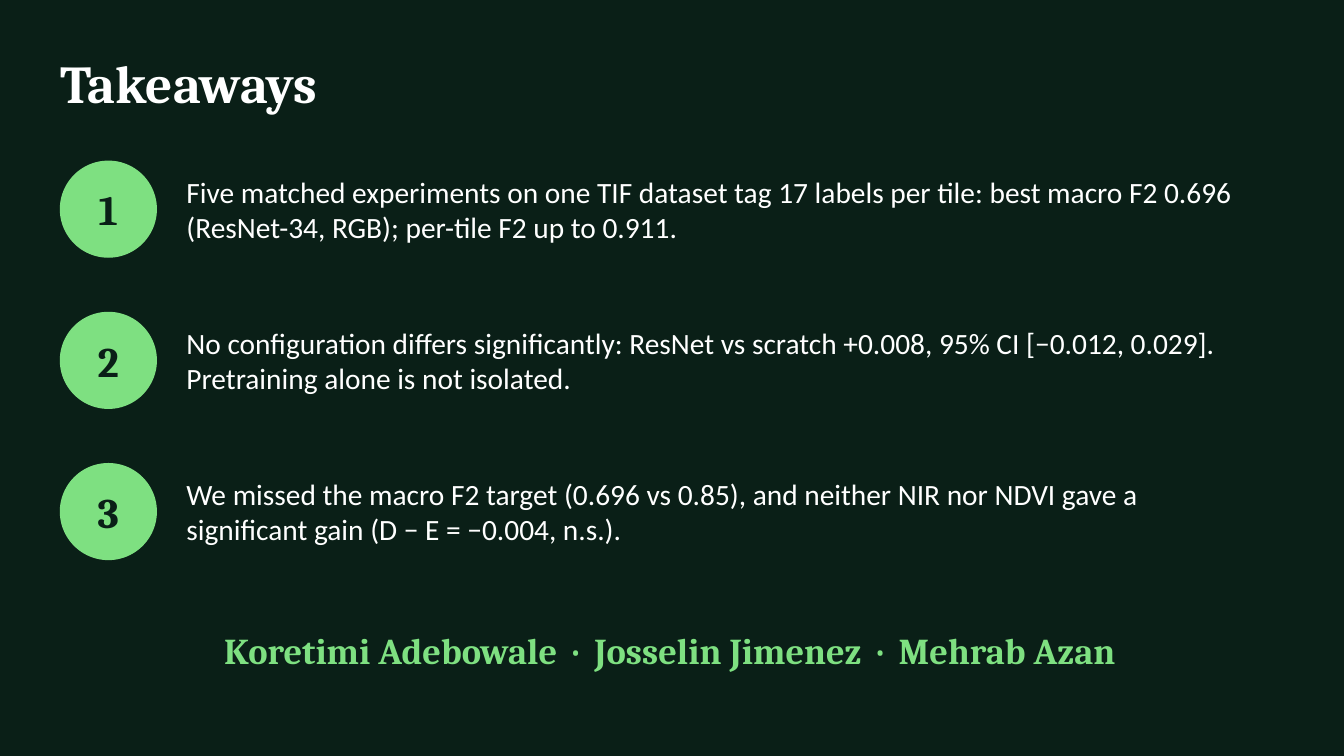
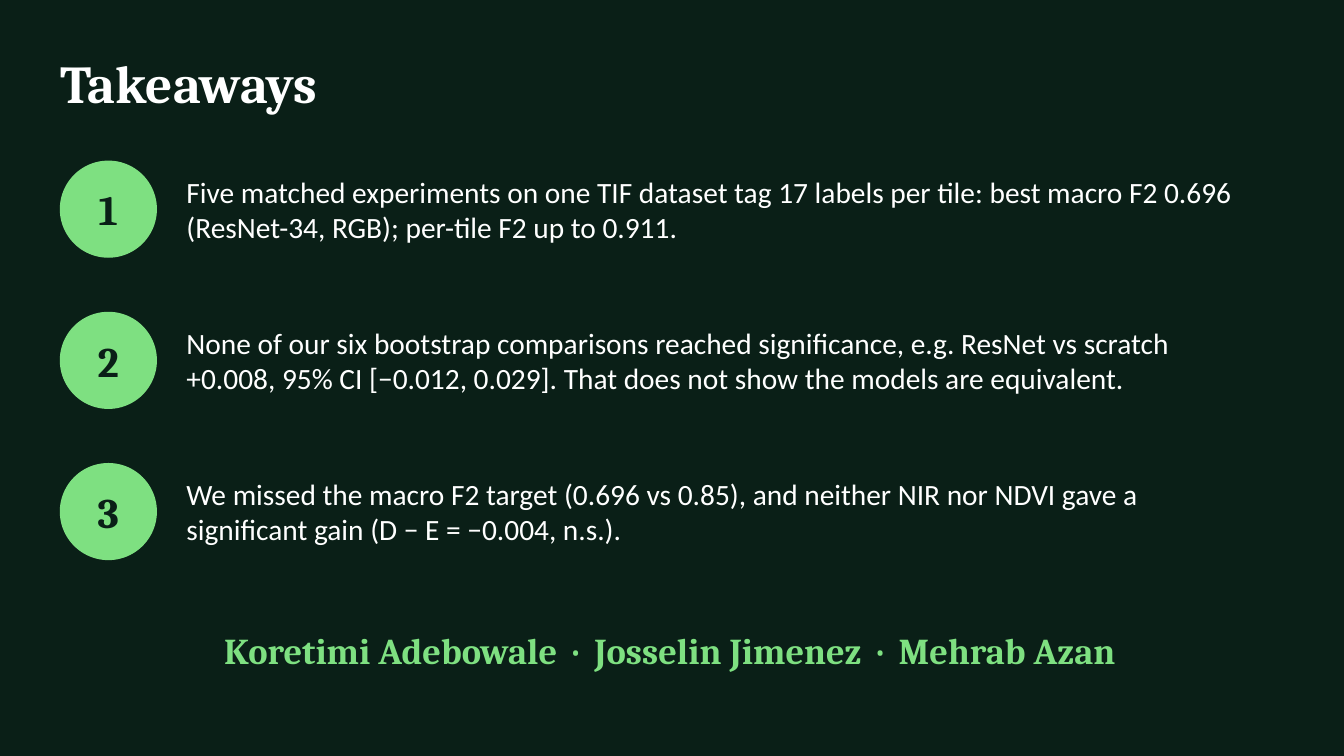
Before and after one commit to MehrabAzan/Amazon-Deforestation, a slide deck: slide 18 of Amazon_Deforestation_DeepLearning.pptx. Drawn at 1344x756 pixels with LibreOffice and Linux fonts; fonts in the diff are those of the drawing; background and template pictures are left out. Boxes give left, top, right and bottom in pixels: in the first picture for what was removed or moved away, otherwise in the second. Text is boxed around its words. In the diff, an @@ line names an element or a change of style, - is before the commit and + after.

```diff
--- a/Amazon_Deforestation_DeepLearning.pptx
+++ b/Amazon_Deforestation_DeepLearning.pptx
@@ text at (186, 333, 1169, 394): text changed @@
-No configuration differs significantly: ResNet vs scratch +0.008, 95% CI [−0.012, 0.029]. Pretraining alone is not isolated.
+None of our six bootstrap comparisons reached significance, e.g. ResNet vs scratch +0.008, 95% CI [−0.012, 0.029]. That does not show the models are equivalent.
```
Also in this commit, not shown: 6 other slides changed.
